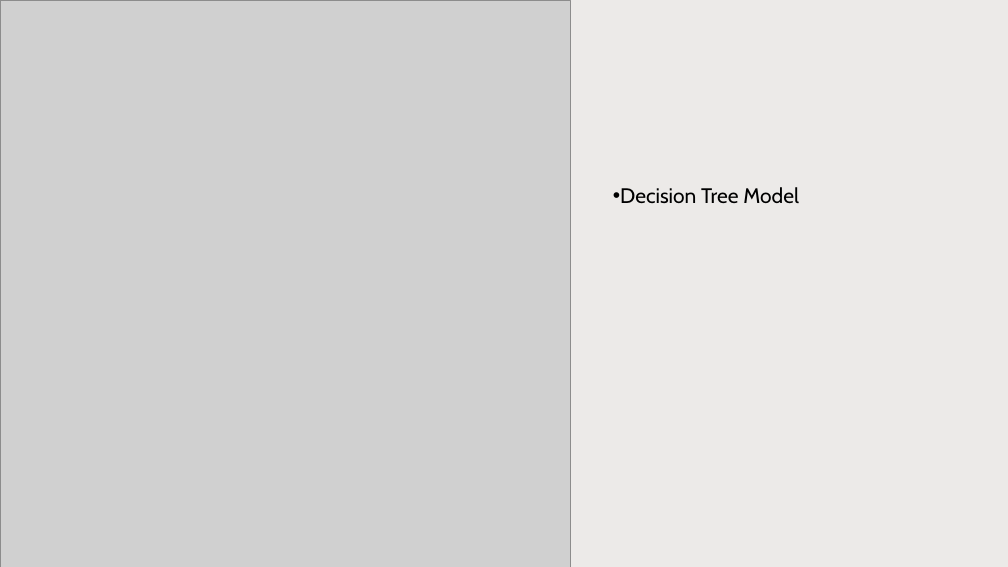
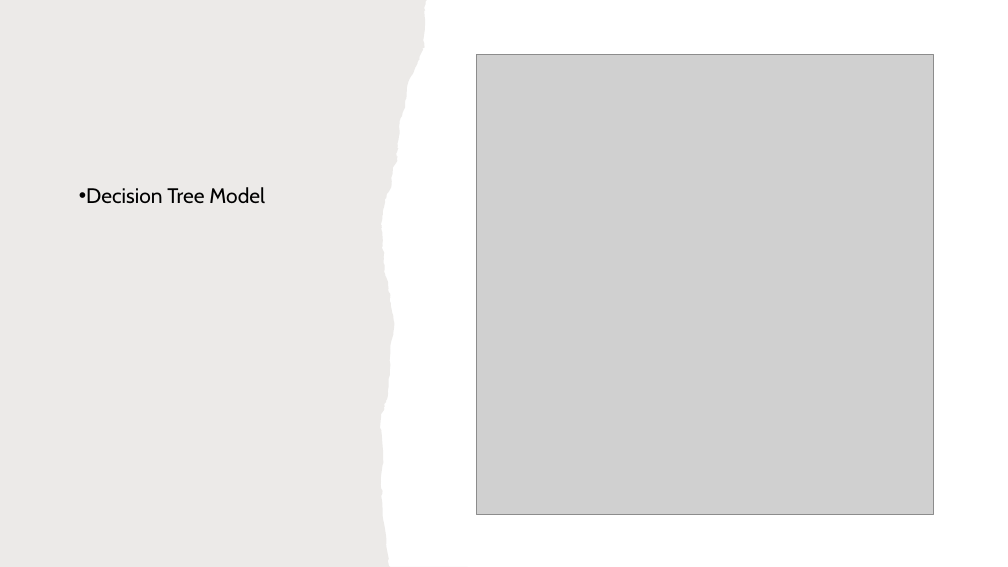
Before and after one commit to vrsyvby/MLAssignmentPartA, a slide deck: slide 4 of Question5MLAssignmentPartA.pptx. Drawn at 1008x567 pixels with LibreOffice and Linux fonts; fonts in the diff are those of the drawing; grey boxes stand for pictures. Boxes give left, top, right and bottom in pixels: in the first picture for what was removed or moved away, otherwise in the second. Text is boxed around its words. In the diff, an @@ line names an element or a change of style, - is before the commit and + after.

```diff
--- a/Question5MLAssignmentPartA.pptx
+++ b/Question5MLAssignmentPartA.pptx
@@ freeform shape added at box(0, 0, 467, 567), fill #82766A at 15% opacity @@
@@ rectangle removed at box(395, 0, 1008, 567) @@
@@ picture at box(476, 54, 933, 514): rotation 0 to 90 degrees @@
@@ text "Decision Tree Model": place and size @@
-text "Decision Tree Model" at box(620, 187, 799, 203)
+text "Decision Tree Model" at box(86, 187, 265, 203)
```
Also in this commit, not shown: 2 slides added, 1 other file.
